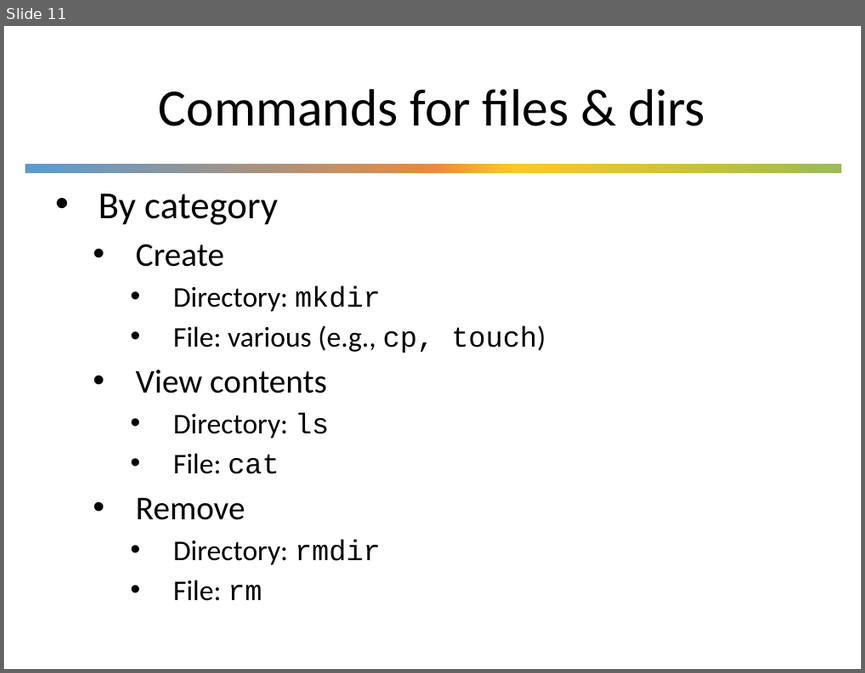
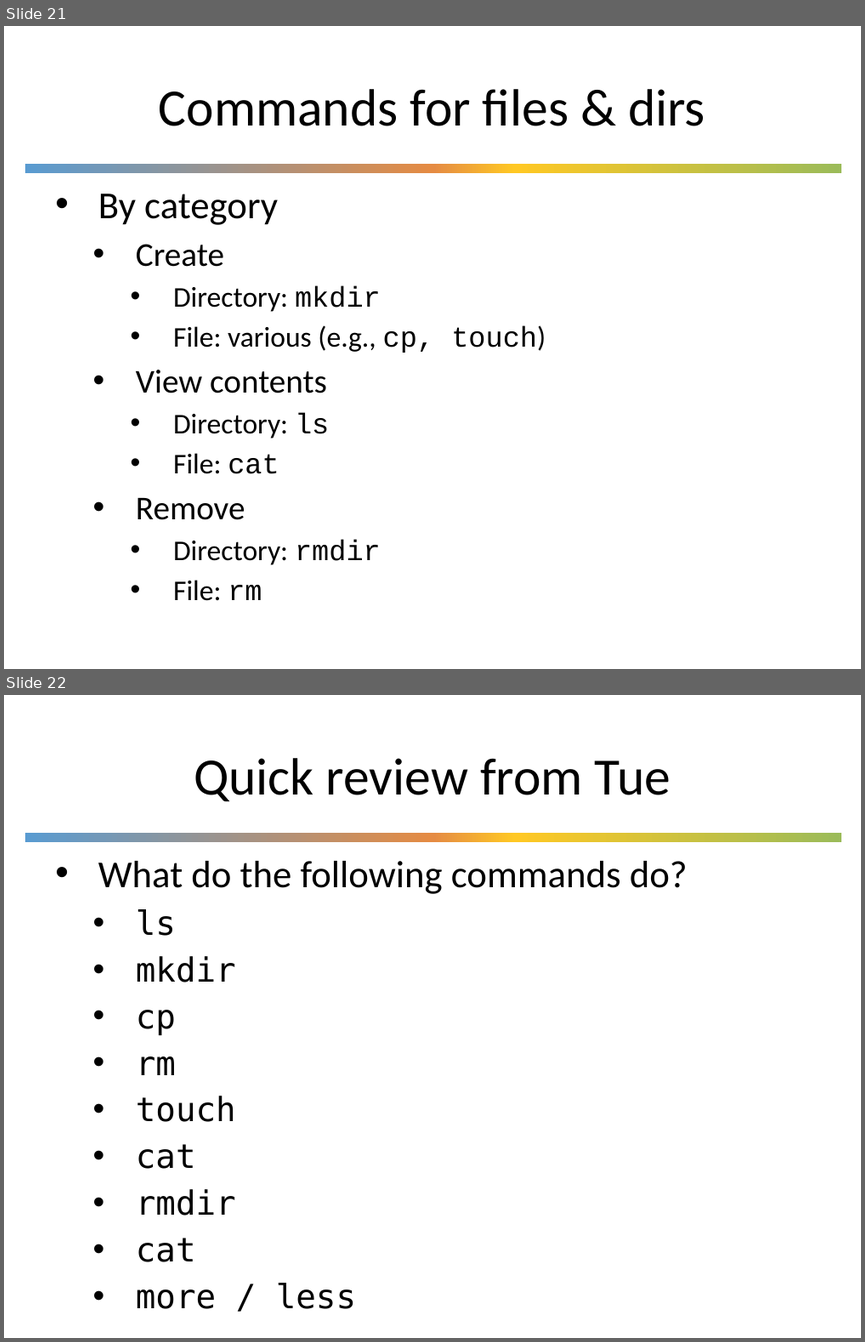
Before and after one commit to UWDIRECT/UWDIRECT.github.io, a slide deck: Wi21_content/SEDS/L1.1.Command_Line.pptx. Shown one above the other, each under a label of ours: slide 11 before the commit, slides 21 and 22 after it. The pictures are 865x673 and 865x1342 pixels, drawn with LibreOffice and Linux fonts; fonts in the diff are those of the drawing; background and template pictures are left out. Boxes give left, top, right and bottom in pixels: in the first picture for what was removed or moved away, otherwise in the second. Text is boxed around its words. In the diff, an @@ line names an element or a change of style, - is before the commit and + after.

```diff
--- a/Wi21_content/SEDS/L1.1.Command_Line.pptx
+++ b/Wi21_content/SEDS/L1.1.Command_Line.pptx
@@ slide 22 added at (4, 695, 861, 1338), background #FFFFFF; not listed: 1 template element that a slide beside it also shows @@
@@ title added at (194, 758, 670, 801), 44 pt, text #000000 @@
+Quick review from Tue
@@ text added at (98, 861, 687, 1309), 28 pt, text #000000 @@
+• What do the following commands do?
+  • ls
+  • mkdir
+  • cp
+  • rm
+  • touch
+  • cat
+  • rmdir
+  • cat
+  • more / less
@@ what was slide 11 is now slide 21 @@
```
Also in this commit, not shown: 1 slide changed, 13 other slides added, 2 slides removed.
